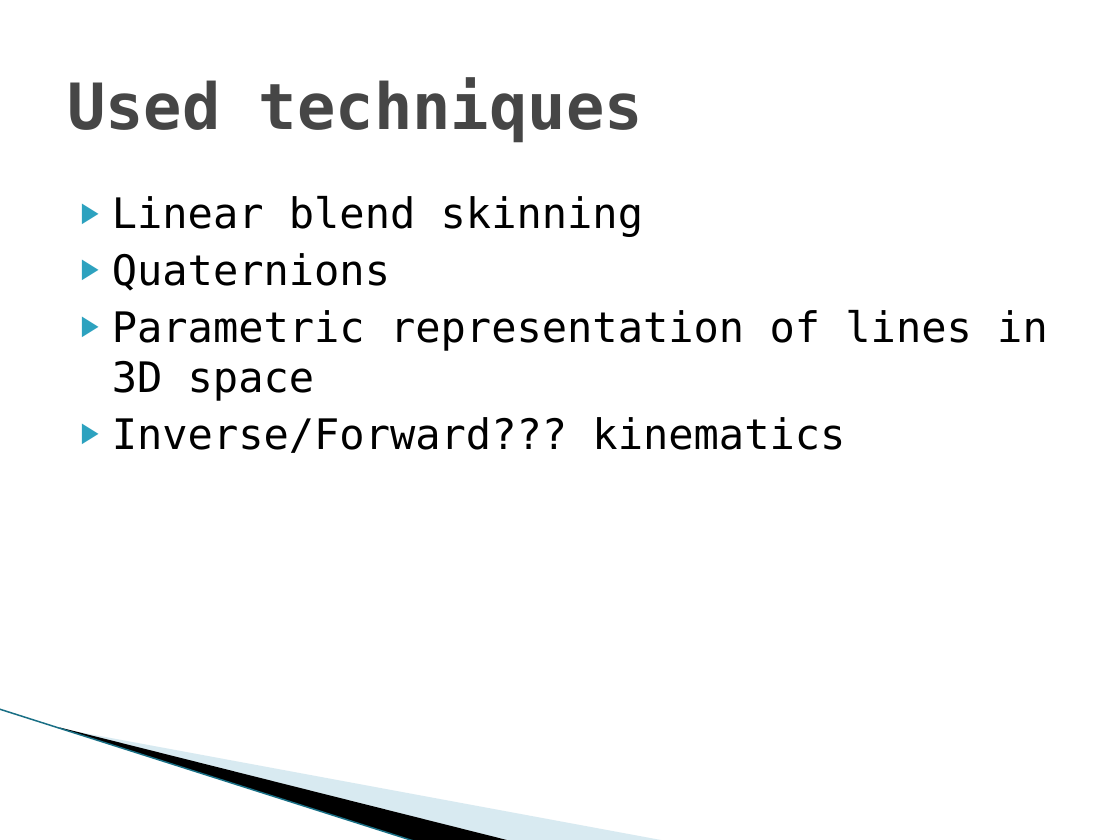
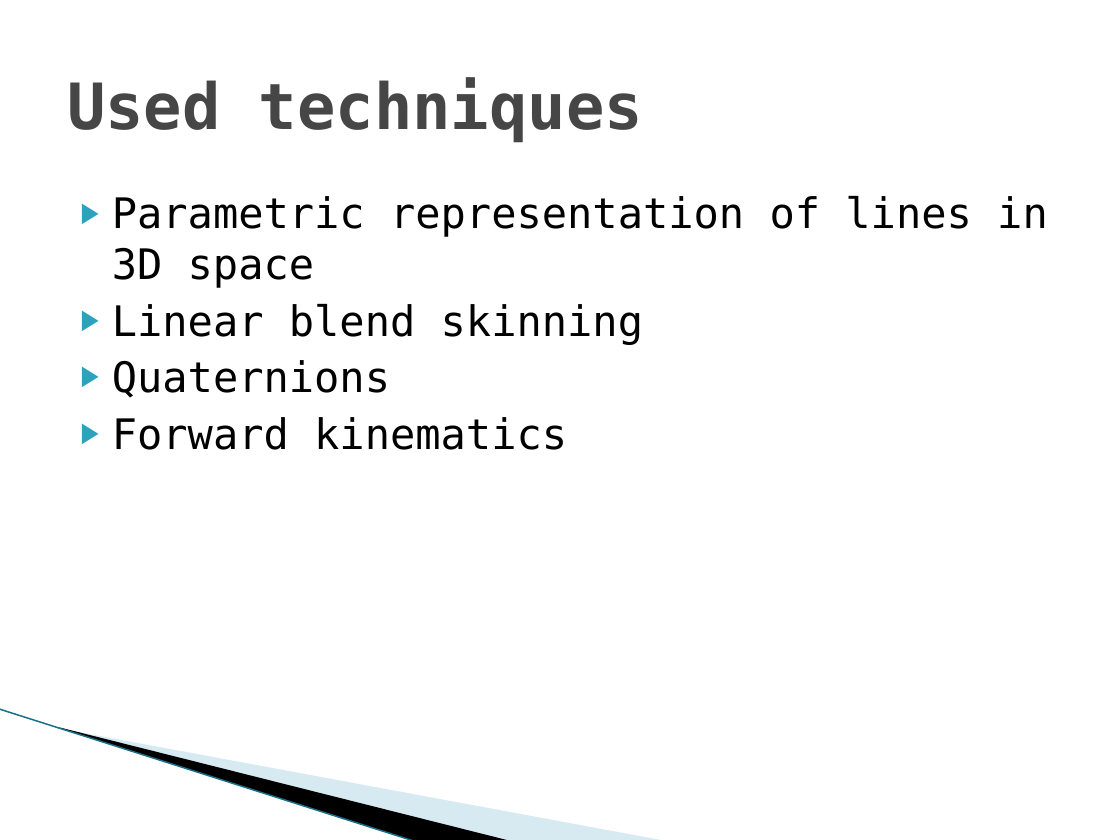
Before and after one commit to hobama/cvg01, a slide deck: slide 8 of docs/Presentation/Presentation.pptx. Drawn at 1120x840 pixels with LibreOffice and Linux fonts; fonts in the diff are those of the drawing; background and template pictures are left out. Boxes give left, top, right and bottom in pixels: in the first picture for what was removed or moved away, otherwise in the second. Text is boxed around its words. In the diff, an @@ line names an element or a change of style, - is before the commit and + after.

```diff
--- a/docs/Presentation/Presentation.pptx
+++ b/docs/Presentation/Presentation.pptx
@@ text at <box>112,196,1048,288</box>: paragraph added @@
+▶ Parametric representation of lines in 3D space
@@ text at <box>112,417,567,450</box>: text changed @@
-▶ Parametric representation of lines in 3D space
-▶ Inverse/Forward??? kinematics
+▶ Forward kinematics
```
Also in this commit, not shown: 6 other slides changed, 4 slides added.
